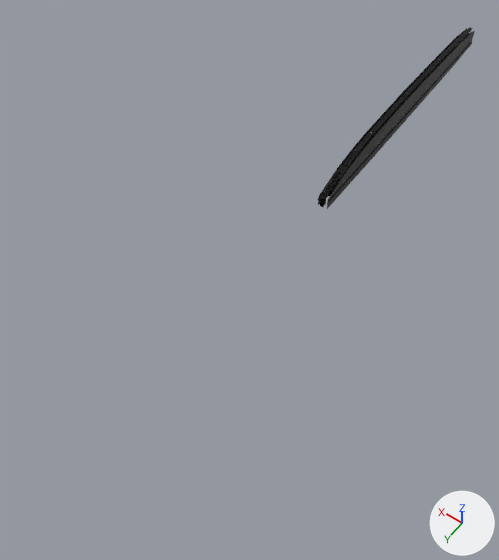
One commit to the glTF model 制作delta/Asset/Models/Weapon/Sowrd/ChainBlade.gltf: the scene before it, then after it.
Before and after are seen from a 50 mm camera at (-3.94, 13.53, 8.69) aimed at (0.28, 7.62, -0.59). The axes (+X, +Y, +Z) are drawn at lower right. The lights are the same throughout. The first picture is the older version. Where no turn or scale is listed for an object, it has been applied to the vertices. Vertices at exactly the same position are counted once.

The older version as bpy lines, for what is in view:
```python
me_平面 = bpy.data.meshes.new('平面')
me_平面.from_pydata(...)  # 218 vertices, 512 faces; spans x -0.03..0.04, y -3.01..3.03, z -0.54..0.04
me_平面.materials.append(mat_blue_metal_plate)
me_立方体 = bpy.data.meshes.new('立方体')
me_立方体.from_pydata(...)  # 107 vertices, 210 faces; spans x -0.1..0.1, y -0.2..5.8, z -0.2..0.43
me_立方体.materials.append(mat_blue_metal_plate)
ob_平面 = bpy.data.objects.new('平面', me_平面)
ob_平面.location = (0.0, 2.8, 0.39)
ob_立方体 = bpy.data.objects.new('立方体', me_立方体)
ob_立方体.location = (0.0, 0.0, 0.0)
```
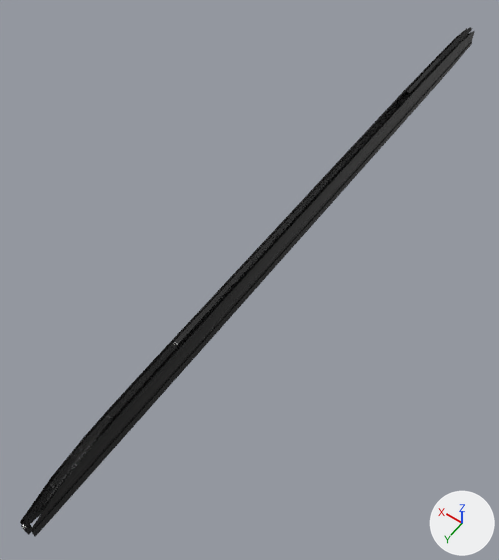
The change, as JSON lines over the scene's bpy script:
```json
{"block": "me_立方体", "where": "# used by ob_立方体; location = (0.0, 0.0, 0.0)"}
{"op": "remove", "block": "me_立方体", "code": "me_立方体.from_pydata(...)  # 107 vertices, 210 faces; spans x -0.1..0.1, y -0.2..5.8, z -0.2..0.43"}
{"op": "add", "block": "me_立方体", "code": "me_立方体.from_pydata(...)  # 107 vertices, 210 faces; spans x -0.1..0.1, y -0.2..12.8, z -0.2..0.43"}
{"block": "me_立方体", "change": "me_立方体 part 1: all 55 vertices in x -0.1..0.1, y 3.35..5.8, z -0.2..0.41 are moved by (0.0, 7.0, 0.0)"}
{"block": "me_平面", "where": "# used by ob_平面; location = (0.0, 2.8, 0.39)"}
{"op": "remove", "block": "me_平面", "code": "me_平面.from_pydata(...)  # 218 vertices, 512 faces; spans x -0.03..0.04, y -3.01..3.03, z -0.54..0.04"}
{"op": "add", "block": "me_平面", "code": "me_平面.from_pydata(...)  # 218 vertices, 512 faces; spans x -0.03..0.04, y -3.01..10.03, z -0.54..0.04"}
{"block": "me_平面", "change": "me_平面 part 2: all 140 vertices in x -0.03..0.04, y 0.0..3.03, z -0.54..0.04 are moved by (0.0, 7.0, 0.0)"}
```

What differs and where, as boxes [x1, y1, x2, y2] in the pictures (499 x 560 px; the box of a moved part takes in the faces that stretch with it):
```json
{"object": "立方体", "change": "reshaped", "before": [318, 28, 475, 209], "after": [20, 28, 475, 537], "on screen": "189% wider, 180% taller"}
{"object": "平面", "change": "reshaped", "before": [320, 28, 473, 207], "after": [21, 28, 473, 535], "on screen": "194% wider, 182% taller"}
{"part": 1, "of": "me_立方体", "change": "moved or reshaped", "before": [318, 90, 412, 209], "after": [20, 90, 412, 537]}
{"part": 2, "of": "me_平面", "change": "moved or reshaped", "before": [320, 59, 439, 207], "after": [21, 59, 438, 535]}
```
